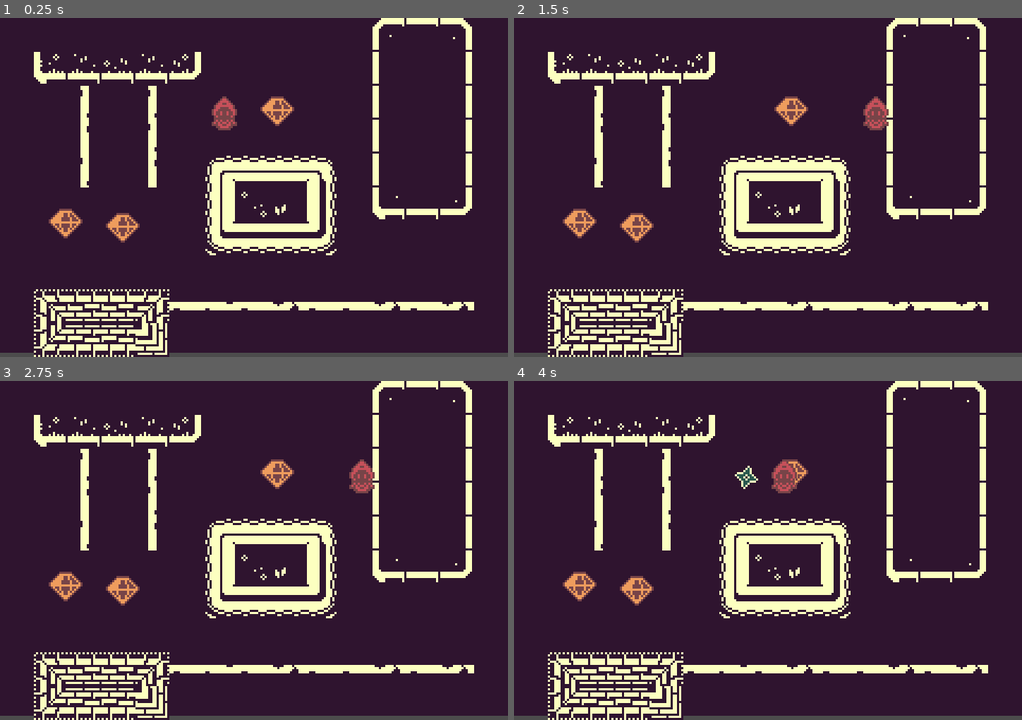
Above: before the commit, frames 1-4 (two rows, left to right).
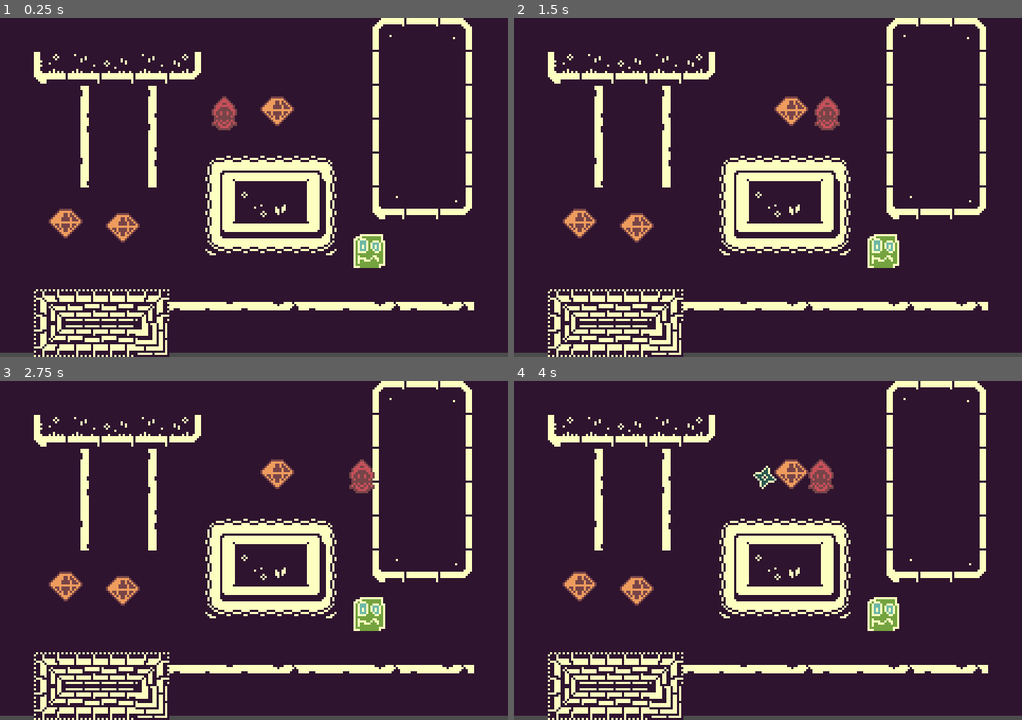
Above: after the commit, the same moments.

Repository: discolingua/ldtk-godot-example
Game: Godot game, scene res://Scenes/GameWorld.tscn
The game is run twice, just before and just after one commit, with the same random seed, the same clock (stepped at 60 frames per second) and the same inputs.
Inputs (mouse positions are in pixels of both pictures, inside the frame that each line leads up to):
- Up to frame 1 (0.25 s): no input
- Up to frame 2 (1.5 s): tap Enter (ui_accept) at 0.5, 0.77 s; move the mouse to (879, 170) at 0.52 s; hold Right (ui_right) 0.53-1.25 s; tap Alt at 0.6 s; click (879, 170) at 0.67 s; drag from (666, 204) to (793, 112) at 1.27 s
- Up to frame 3 (2.75 s): tap Enter (ui_accept) at 2 s; move the mouse to (304, 475) at 2.02 s; hold Right (ui_right) from 2.03 s (still down); tap Shift at 2.1 s
- Up to frame 4 (4 s): release Right (ui_right) at 2.75 s; tap Enter (ui_accept) at 2.75, 3.5, 3.77 s; drag from (742, 618) to (793, 475) at 2.77 s; move the mouse to (920, 601) at 3.52 s; hold Left (ui_left) from 3.53 s (still down); tap Ctrl at 3.6 s

The runs differ from the first frame. In frame 1, 0.6% of the frame differs, in the area x 69-76%, y 63-74%; in frame 2, 1.4%; in frame 3, 0.6%; in frame 4, 1.6%, in the area x 43-76%, y 23-74%.

Commit message:
damage mobs

Diff:
--- a/Scenes/GameWorld.tscn
+++ b/Scenes/GameWorld.tscn
@@ -4,15 +4,11 @@
 [ext_resource path="res://Maps/canaritest.ldtk" type="PackedScene" id=2]
 [ext_resource path="res://Scenes/GW1.gd" type="Script" id=3]
 [ext_resource path="res://Scenes/PickupGem.tscn" type="PackedScene" id=4]
+[ext_resource path="res://Scenes/Frame.tscn" type="PackedScene" id=5]
+[ext_resource path="res://Scenes/Mob.tscn" type="PackedScene" id=6]
 
 [sub_resource type="RectangleShape2D" id=1]
 extents = Vector2( 5, 10.25 )
-
-[sub_resource type="RectangleShape2D" id=2]
-extents = Vector2( 119.25, 10 )
-
-[sub_resource type="RectangleShape2D" id=3]
-extents = Vector2( 11.5625, 78.75 )
 
 [node name="GameWorld" type="Node2D"]
 
@@ -42,22 +38,9 @@
 [node name="PickupGem" parent="." instance=ExtResource( 4 )]
 position = Vector2( 31, 97 )
 
-[node name="Frame" type="StaticBody2D" parent="."]
+[node name="Frame" parent="." instance=ExtResource( 5 )]
 
-[node name="CollisionShape2D" type="CollisionShape2D" parent="Frame"]
-position = Vector2( 120.5, -10 )
-shape = SubResource( 2 )
-
-[node name="CollisionShape2D2" type="CollisionShape2D" parent="Frame"]
-position = Vector2( 121, 169 )
-shape = SubResource( 2 )
-
-[node name="CollisionShape2D3" type="CollisionShape2D" parent="Frame"]
-position = Vector2( 252.438, 77.75 )
-shape = SubResource( 3 )
-
-[node name="CollisionShape2D4" type="CollisionShape2D" parent="Frame"]
-position = Vector2( -11, 81 )
-shape = SubResource( 3 )
+[node name="Mob" parent="." instance=ExtResource( 6 )]
+position = Vector2( 174, 110 )
 
 [connection signal="body_entered" from="Area2D" to="Area2D" method="_on_Area2D_body_entered"]
--- a/Scenes/Mob.tscn
+++ b/Scenes/Mob.tscn
@@ -1,15 +1,18 @@
-[gd_scene load_steps=3 format=2]
+[gd_scene load_steps=4 format=2]
 
-[ext_resource path="res://Images/enemyBlue2.png" type="Texture" id=1]
+[ext_resource path="res://Images/wagoo.png" type="Texture" id=1]
+[ext_resource path="res://Scripts/Mob.gd" type="Script" id=2]
 
 [sub_resource type="RectangleShape2D" id=1]
+extents = Vector2( 7.5, 8 )
 
 [node name="Mob" type="KinematicBody2D"]
+script = ExtResource( 2 )
 
 [node name="Sprite" type="Sprite" parent="."]
 position = Vector2( 4.76837e-07, 4.76837e-07 )
-scale = Vector2( 0.192308, 0.238095 )
 texture = ExtResource( 1 )
 
 [node name="CollisionShape2D" type="CollisionShape2D" parent="."]
+position = Vector2( 0.5, 0 )
 shape = SubResource( 1 )
--- a/Scenes/Shuriken.tscn
+++ b/Scenes/Shuriken.tscn
@@ -14,3 +14,5 @@
 
 [node name="CollisionShape2D" type="CollisionShape2D" parent="."]
 shape = SubResource( 1 )
+
+[connection signal="body_entered" from="." to="." method="_on_Shuriken_body_entered"]
--- /dev/null
+++ b/Scripts/Mob.gd
@@ -0,0 +1,8 @@
+extends KinematicBody2D
+
+export var hitPoints : int = 1
+
+
+func _physics_process(_delta):
+	if hitPoints < 1:
+		queue_free()
--- a/Scripts/Player.gd
+++ b/Scripts/Player.gd
@@ -4,7 +4,7 @@
 enum DIRS {LEFT, RIGHT, UP, DOWN}
 enum STATES {IDLE, MOVING}
 
-const MAX_SPEED = 100
+const MAX_SPEED = 60
 const FRICTION = 800
 
 var state : int = STATES.IDLE
--- a/Scripts/Shuriken.gd
+++ b/Scripts/Shuriken.gd
@@ -3,6 +3,25 @@
 
 export var moveDirection : Vector2 = Vector2.DOWN
 export var speed : int = 200
+export var damage : int = 1
 
 func _physics_process(delta):
 	position += moveDirection * speed * delta
+
+
+func _on_Shuriken_body_entered(body:Node):
+	match body.name:
+
+		# collision layer from the imported LDtk map
+		"CollisionsLayer":
+			queue_free()
+
+		# staticbodies outside the edge of the screen
+		"Frame":
+			queue_free()
+
+		# hostile creature
+		"Mob":
+			print("mob hit")
+			body.hitPoints -= damage
+			queue_free()
Binary file added: Images/wagoo.png
Not shown, added: Images/wagoo.png.import
